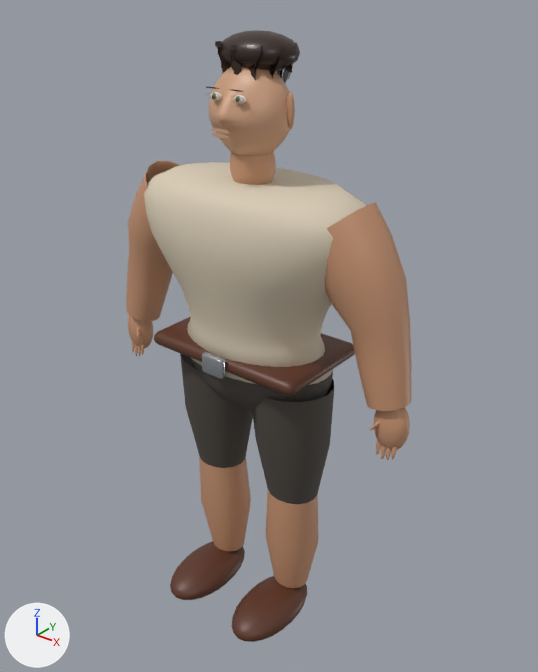
One commit to the glTF model games/character_lab/assets/model-packs/realistic-male/source/realistic-male-character.gltf: the scene before it, then after it.
Rendered twice from a camera (50 mm lens) standing at (1.472, -1.759, 2.213) and looking at (0.036, 0.036, 1.1). Lighting does not change. The marker at lower left points along +X, +Y and +Z. The older version comes first. Vertices at exactly the same position are counted once.

Names of what the first picture shows: 'RealisticMaleCharacter'.
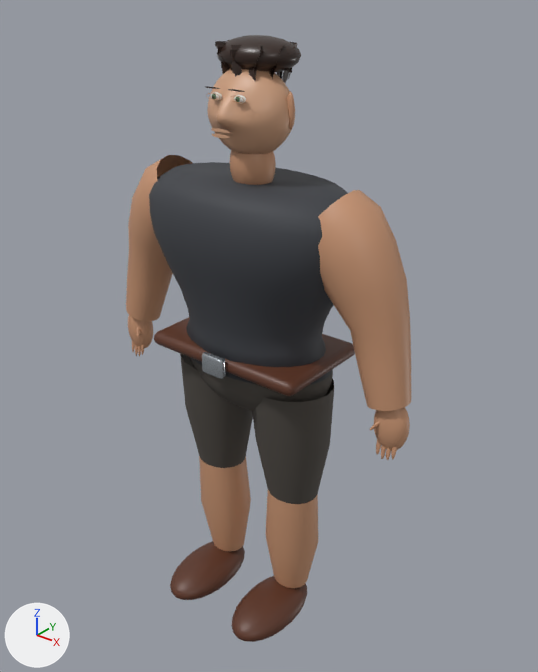
Where the change shows, as pixel boxes [x1, y1, x2, y2] in the pictures (538 x 672 px; the box of a moved part takes in the faces that stretch with it):
```json
{"object": "RealisticMaleCharacter", "change": "reshaped", "before": [126, 30, 411, 642], "after": [126, 35, 411, 642]}
{"part": 1, "of": "me_realisticmalecharactermesh", "change": "moved or reshaped", "before": [128, 30, 401, 299], "after": [128, 35, 402, 299]}
{"part": 2, "of": "me_realisticmalecharactermesh", "change": "recoloured", "before": [144, 162, 366, 385], "after": [149, 162, 348, 385], "on screen": "darker"}
```

Scene script edits in JSON lines:
```json
{"block": "me_realisticmalecharactermesh", "where": "# used by ob_realisticmalecharacter; location = (0.0, 0.0, 0.0)"}
{"op": "remove", "block": "me_realisticmalecharactermesh", "code": "me_realisticmalecharactermesh.from_pydata(...)  # 7252 vertices, 13380 faces; spans x -0.62..0.62, y -0.3..0.23, z -0.01..2.07"}
{"op": "add", "block": "me_realisticmalecharactermesh", "code": "me_realisticmalecharactermesh.from_pydata(...)  # 7284 vertices, 13444 faces; spans x -0.62..0.62, y -0.3..0.23, z -0.01..2.06"}
{"block": "me_realisticmalecharactermesh", "change": "me_realisticmalecharactermesh part 1: 531 vertices moved from x -0.48..0.48, y -0.21..0.21, z 1.27..2.07 to x -0.49..0.49, y -0.21..0.21, z 1.27..2.06; 416 vertices removed from x -0.48..0.48, y -0.13..0.12, z 1.41..2.04; 448 vertices added at x -0.5..0.5, y -0.14..0.13, z 1.4..2.03"}
{"block": "me_realisticmalecharactermesh", "change": "me_realisticmalecharactermesh part 2: 700 kept faces spanning x -0.41..0.41, y -0.23..0.23, z 1.04..1.64 get new vertex colours; the middle colour goes from beige #dacdb6 to dark grey #3c3f45"}
```
